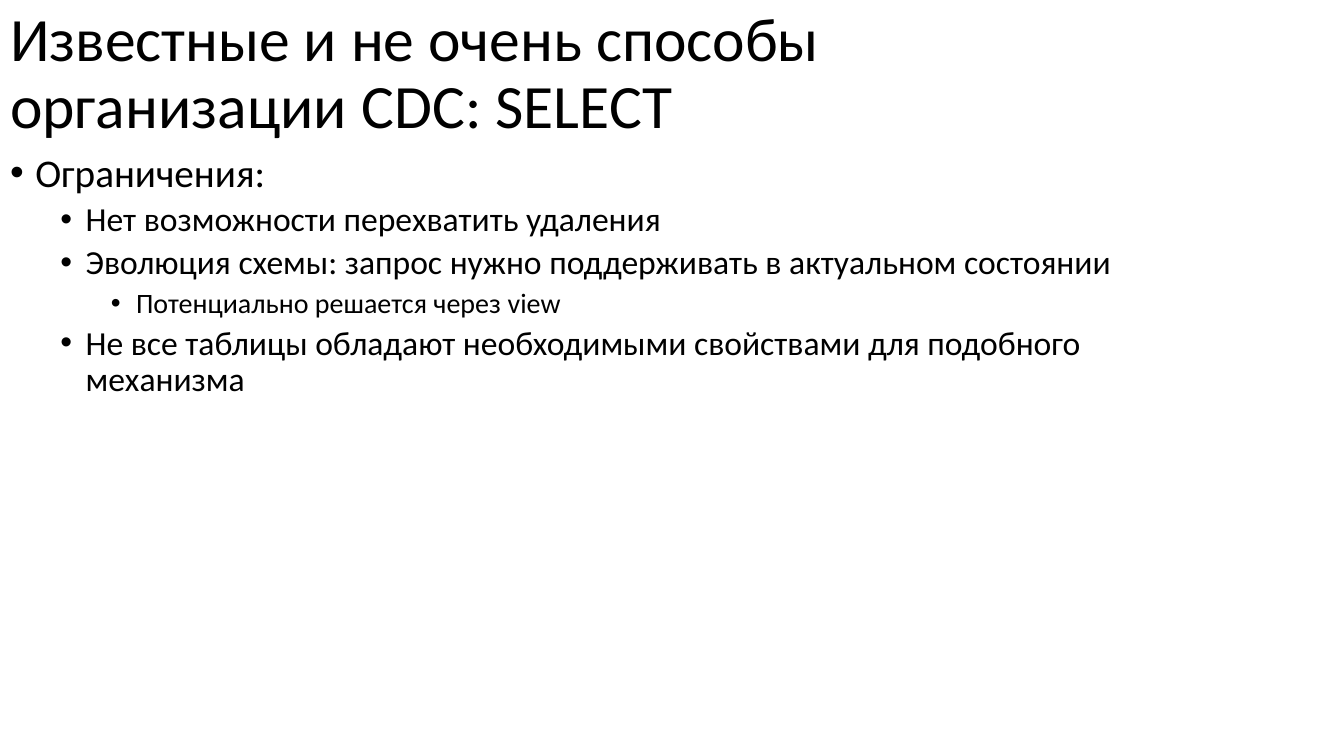
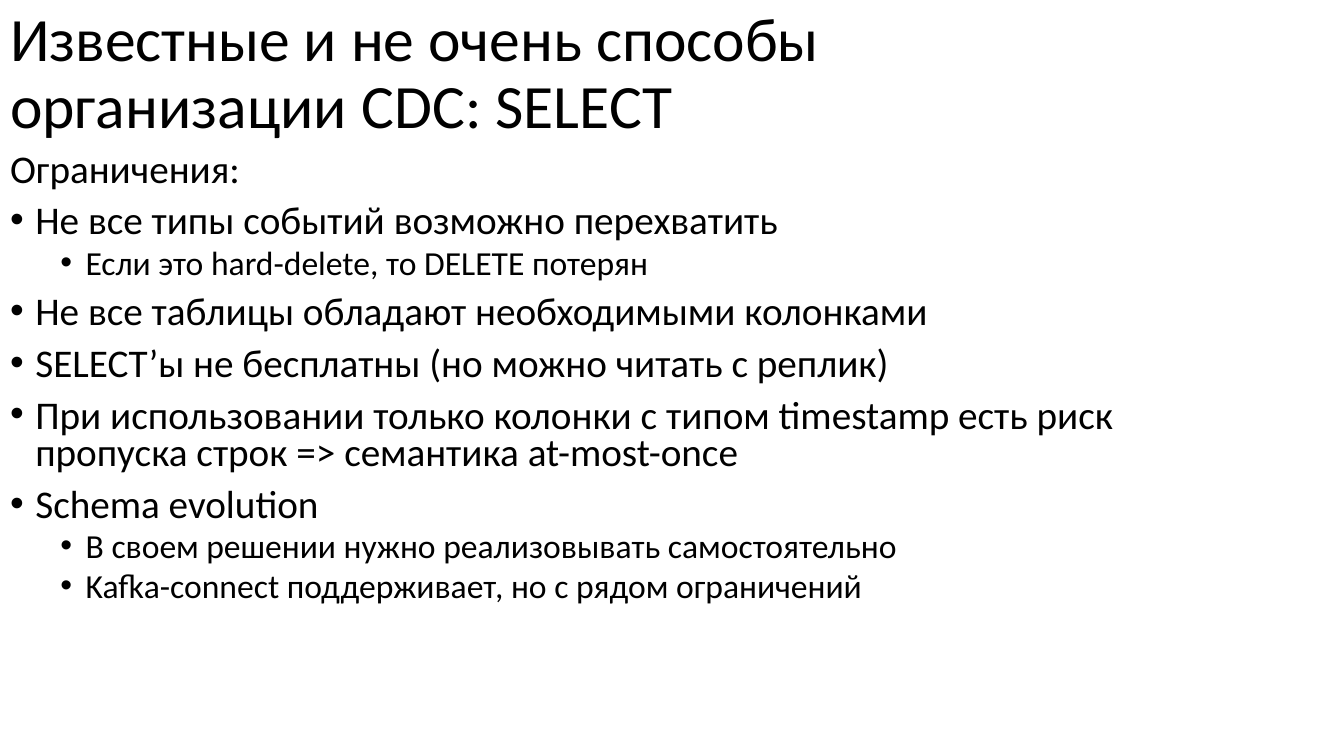
Before and after one commit to nryanov/presentations, a slide deck: slide 18 of smartdata/cdc-via-debezium/debezium-smartdata2025.pptx (slide 11 before the commit). Drawn at 1344x756 pixels with LibreOffice and Linux fonts; fonts in the diff are those of the drawing. Boxes give left, top, right and bottom in pixels: in the first picture for what was removed or moved away, otherwise in the second. Text is boxed around its words. In the diff, an @@ line names an element or a change of style, - is before the commit and + after.

```diff
--- a/smartdata/cdc-via-debezium/debezium-smartdata2025.pptx
+++ b/smartdata/cdc-via-debezium/debezium-smartdata2025.pptx
@@ text at (10,157,240,190): bullet • to none; line spacing 0.9 to 0.8 @@
@@ text at (35,207,1113,604): text changed; size 24 to 28 pt @@
-  • Нет возможности перехватить удаления
-  • Эволюция схемы: запрос нужно поддерживать в актуальном состоянии
-    • Потенциально решается через view
-  • Не все таблицы обладают необходимыми свойствами для подобного механизма
+• Не все типы событий возможно перехватить
+  • Если это hard-delete, то DELETE потерян
+• Не все таблицы обладают необходимыми колонками
+• SELECT’ы не бесплатны (но можно читать с реплик)
+• При использовании только колонки с типом timestamp есть риск пропуска строк => семантика at-most-once
+• Schema evolution
+  • В своем решении нужно реализовывать самостоятельно
+  • Kafka-connect поддерживает, но с рядом ограничений
```
Also in this commit, not shown: 31 other slides changed, 21 slides added, 2 slides removed.
